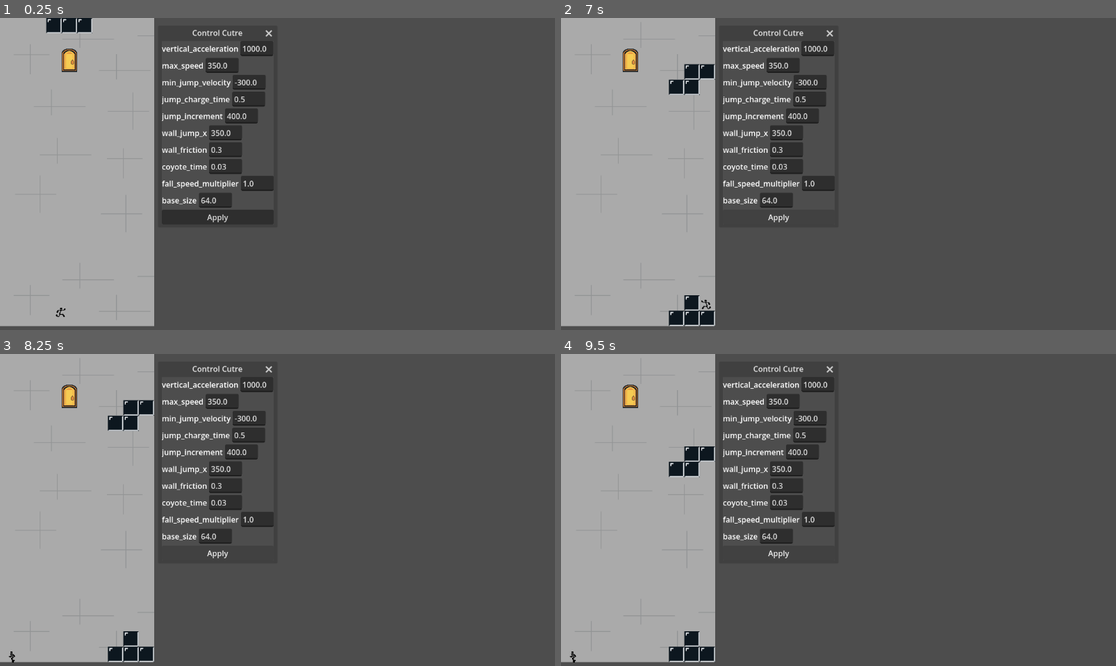
Above: before the commit, frames 1-4 (two rows, left to right).
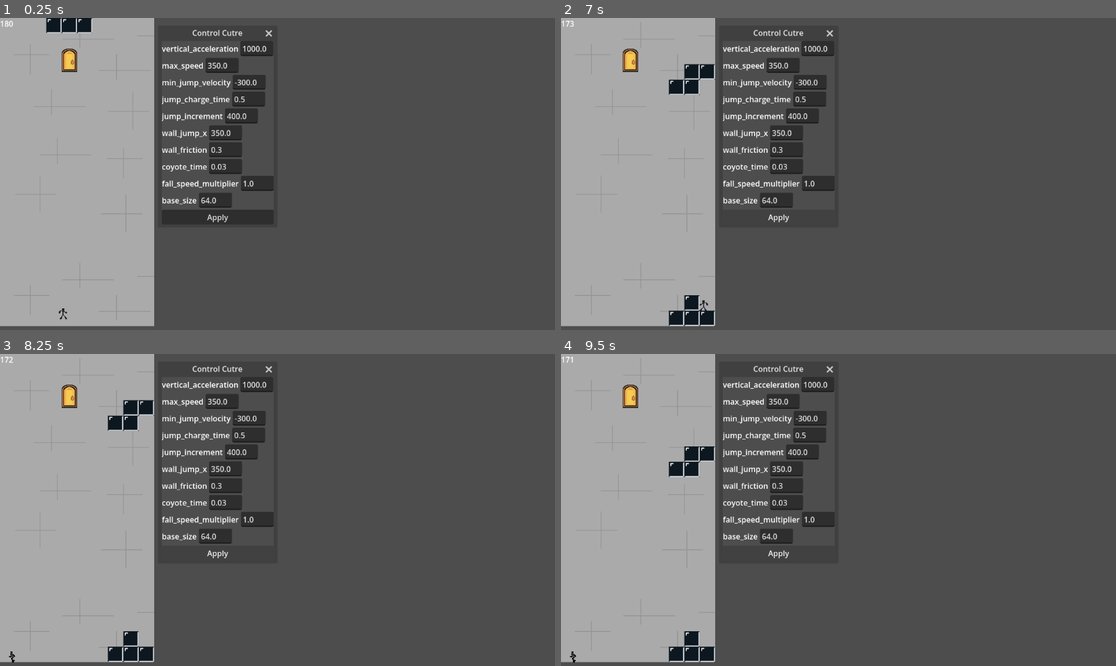
Above: after the commit, the same moments.

Repository: NicoWired/tetrascape
Game: Godot game, scene res://source/main_screens/main/main.tscn
Same seed, same stepped clock (60 frames per second), same inputs: the game is played once before the commit and once after it. The engine's default icon, where the game draws it, is replaced by a stand-in: a white triangle on a blue panel in a dark square.
Inputs:
- Up to frame 1 (0.25 s): no input
- Up to frame 2 (7 s): click "Apply" at 0.5 s; hold Space (jump) 1.28-2.03 s; hold D (right) 1.28-2.78 s; tap N (drop) at 2.1, 5.85 s; tap Space (jump) at 2.27, 2.3, 2.57, 3.77, 3.8, 4.07, 5.1, 5.27, 5.57, 6.77, 6.8 s; hold A (left) 2.78-3.53 s; hold Space (jump) 2.78-3.53 s; tap J (rotate_cc) at 2.85, 6.6 s; hold D (right) 3.53-5.03 s; tap K (rotate_cw) at 3.6 s; hold Space (jump) 4.28-5.03 s; tap L (toggle) at 4.35 s; tap Enter at 5 s; hold A (left) 5.03-5.78 s; hold D (right) 5.78-6.53 s; hold Space (jump) 5.78-6.53 s; hold A (left) from 6.53 s (still down)
- Up to frame 3 (8.25 s): tap Space (jump) at 7.07 s; hold Space (jump) 7.28-8.03 s; tap K (rotate_cw) at 7.35 s; release A (left) at 8.03 s; hold D (right) from 8.03 s (still down); tap L (toggle) at 8.1 s
- Up to frame 4 (9.5 s): keep holding D (right); tap Space (jump) at 8.27, 8.3, 8.57, 8.75 s; hold Space (jump) from 8.78 s (still down)

The runs differ from the first frame. In frame 1, less than 0.1% of the frame differs, in the area x 0-13%, y 0-97%; in frame 2, less than 0.1%; in frame 3, less than 0.1%; in frame 4, less than 0.1%.

Commit message:
add idle animation and level timer

Diff:
--- /dev/null
+++ b/source/GUI/hud.gd
@@ -0,0 +1,4 @@
+class_name GameHUD
+extends Control
+
+@onready var countdown_label: Label = $CountdownLabel
--- /dev/null
+++ b/source/GUI/hud.tscn
@@ -0,0 +1,18 @@
+[gd_scene format=3 uid="uid://b3wad366enhb7"]
+
+[ext_resource type="Script" uid="uid://bk0dyvcjrb4oo" path="res://source/GUI/hud.gd" id="1_6bsq7"]
+
+[node name="HUD" type="Control" unique_id=1746243392]
+layout_mode = 3
+anchors_preset = 15
+anchor_right = 1.0
+anchor_bottom = 1.0
+grow_horizontal = 2
+grow_vertical = 2
+script = ExtResource("1_6bsq7")
+
+[node name="CountdownLabel" type="Label" parent="." unique_id=605352877]
+layout_mode = 0
+offset_right = 40.0
+offset_bottom = 23.0
+text = "TEST"
--- a/source/levels/level.gd
+++ b/source/levels/level.gd
@@ -4,9 +4,13 @@
 const EXIT_DOOR_COORDS: Vector2i = Vector2i(4,2) * GameConfig.TILE_SIZE
 const PLAYER_SPAWN_COORDS: Vector2i = Vector2i(4,19) * GameConfig.TILE_SIZE
 
+@export var countdown_time: int = 180
+
 @onready var exit_door: ExitDoor = $ExitDoor
 @onready var player: Player = $Player
 @onready var board: Board = $Board
+@onready var countdown: Timer = $Countdown
+@onready var hud: GameHUD = $HUD
 
 
 func _ready() -> void:
@@ -26,6 +30,14 @@
 		Vector2i(GameConfig.BOARD_SIZE.x * GameConfig.TILE_SIZE,GameConfig.BOARD_SIZE.y * GameConfig.TILE_SIZE)
 	)
 
+	# setup timer
+	countdown.wait_time = 1
+	countdown.one_shot = false
+	countdown.timeout.connect(on_countdown_tick)
+	hud.countdown_label.text = str(countdown_time)
+	countdown.start()
+
+
 	board.player_entered_piece.connect(game_over)
 	exit_door.player_entered.connect(game_over)
 	exit_door.global_position = EXIT_DOOR_COORDS
@@ -38,7 +50,6 @@
 	player.position = PLAYER_SPAWN_COORDS
 	board.initialize()
 
-# Called every frame. 'delta' is the elapsed time since the previous frame.
 func _process(_delta: float) -> void:
 	if Input.is_action_just_pressed("toggle"):
 		GlobalStates.toggle = not GlobalStates.toggle
@@ -62,3 +73,9 @@
 	var cc: ControlCutre = preload("res://source/dev/controlcutre.tscn").instantiate()
 	cc.position = Vector2i(GameConfig.TILE_SIZE * GameConfig.BOARD_SIZE.x + 16, 48)
 	add_child(cc)
+
+func on_countdown_tick() -> void:
+	countdown_time -= 1
+	hud.countdown_label.text = str(countdown_time)
+	if countdown_time <= 0:
+		game_over()
--- a/source/levels/test_level.tscn
+++ b/source/levels/test_level.tscn
@@ -5,6 +5,7 @@
 [ext_resource type="PackedScene" uid="uid://cb4igblj6e2dt" path="res://source/puzzle/board/board.tscn" id="2_ogqbx"]
 [ext_resource type="PackedScene" uid="uid://ckjqaf8lqjv0c" path="res://source/player/player.tscn" id="3_ogqbx"]
 [ext_resource type="PackedScene" uid="uid://1sabmrf8e66k" path="res://source/props/exit_door.tscn" id="4_epmhw"]
+[ext_resource type="PackedScene" uid="uid://b3wad366enhb7" path="res://source/GUI/hud.tscn" id="6_eeevt"]
 
 [node name="TestLevel" type="Node2D" unique_id=1461556655]
 script = ExtResource("1_niqk7")
@@ -20,3 +21,9 @@
 
 [node name="ExitDoor" parent="." unique_id=1530803056 instance=ExtResource("4_epmhw")]
 metadata/_edit_lock_ = true
+
+[node name="Countdown" type="Timer" parent="." unique_id=1041290812]
+
+[node name="HUD" parent="." unique_id=1746243392 instance=ExtResource("6_eeevt")]
+size_flags_horizontal = 3
+size_flags_vertical = 3
--- a/source/player/player.tscn
+++ b/source/player/player.tscn
@@ -1,6 +1,7 @@
 [gd_scene format=3 uid="uid://ckjqaf8lqjv0c"]
 
 [ext_resource type="Script" uid="uid://rtvc5y8xd080" path="res://source/player/player.gd" id="1_jct2x"]
+[ext_resource type="Texture2D" uid="uid://dtm5hbnmyu3rf" path="res://assets/player/idle.png" id="2_favdl"]
 [ext_resource type="Texture2D" uid="uid://u4epkmx61l2a" path="res://assets/player/jump.png" id="2_glqx2"]
 [ext_resource type="Texture2D" uid="uid://dmdopea31h84y" path="res://assets/player/running_anim.png" id="2_xim07"]
 [ext_resource type="Texture2D" uid="uid://bnqng0dak2cno" path="res://assets/player/wall-hold.png" id="4_favdl"]
@@ -8,10 +9,6 @@
 [sub_resource type="CapsuleShape2D" id="CapsuleShape2D_u10tu"]
 radius = 20.0
 height = 50.0
-
-[sub_resource type="AtlasTexture" id="AtlasTexture_y2357"]
-atlas = ExtResource("2_xim07")
-region = Rect2(0, 0, 96, 96)
 
 [sub_resource type="AtlasTexture" id="AtlasTexture_u10tu"]
 atlas = ExtResource("2_xim07")
@@ -33,7 +30,7 @@
 animations = [{
 "frames": [{
 "duration": 1.0,
-"texture": SubResource("AtlasTexture_y2357")
+"texture": ExtResource("2_favdl")
 }],
 "loop": true,
 "name": &"idle",
@@ -84,4 +81,4 @@
 [node name="PlayerAnimation" type="AnimatedSprite2D" parent="." unique_id=308749310]
 position = Vector2(0, -2)
 sprite_frames = SubResource("SpriteFrames_y2357")
-animation = &"jumping"
+animation = &"idle"
Binary file added: assets/player/idle.png
